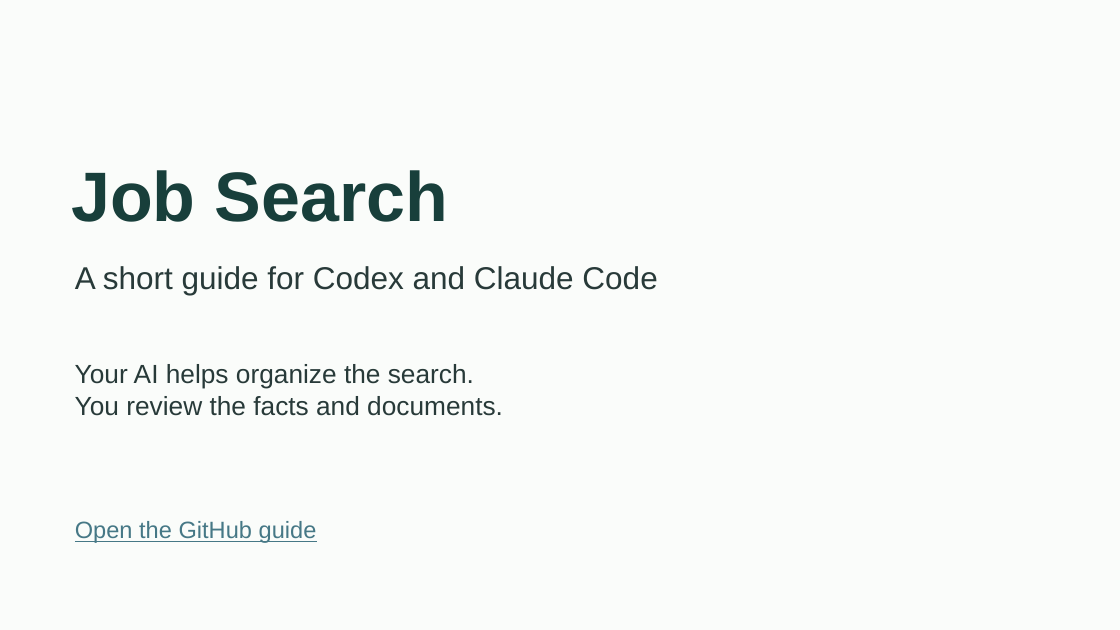
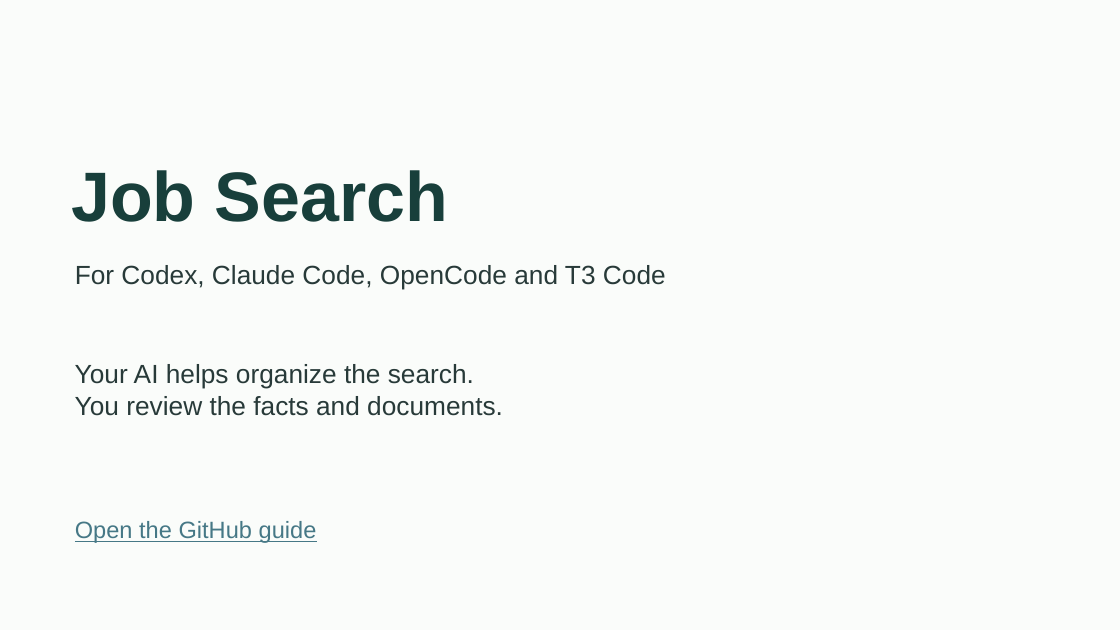
Before and after one commit to toughdave/job-search, a slide deck: slide 1 of docs/job-search-guide.pptx. Drawn at 1120x630 pixels with LibreOffice and Linux fonts; fonts in the diff are those of the drawing. Boxes give left, top, right and bottom in pixels: in the first picture for what was removed or moved away, otherwise in the second. Text is boxed around its words. In the diff, an @@ line names an element or a change of style, - is before the commit and + after.

Commit message:
Document OpenCode and T3 setup, skill return prompts and refresh behavior

```diff
--- a/docs/job-search-guide.pptx
+++ b/docs/job-search-guide.pptx
@@ text at [75, 265, 666, 289]: text changed; size 27 to 22.5 pt @@
-A short guide for Codex and Claude Code
+For Codex, Claude Code, OpenCode and T3 Code
```
Also in this commit, not shown: 16 other slides changed, 2 slides added, 8 other files.
